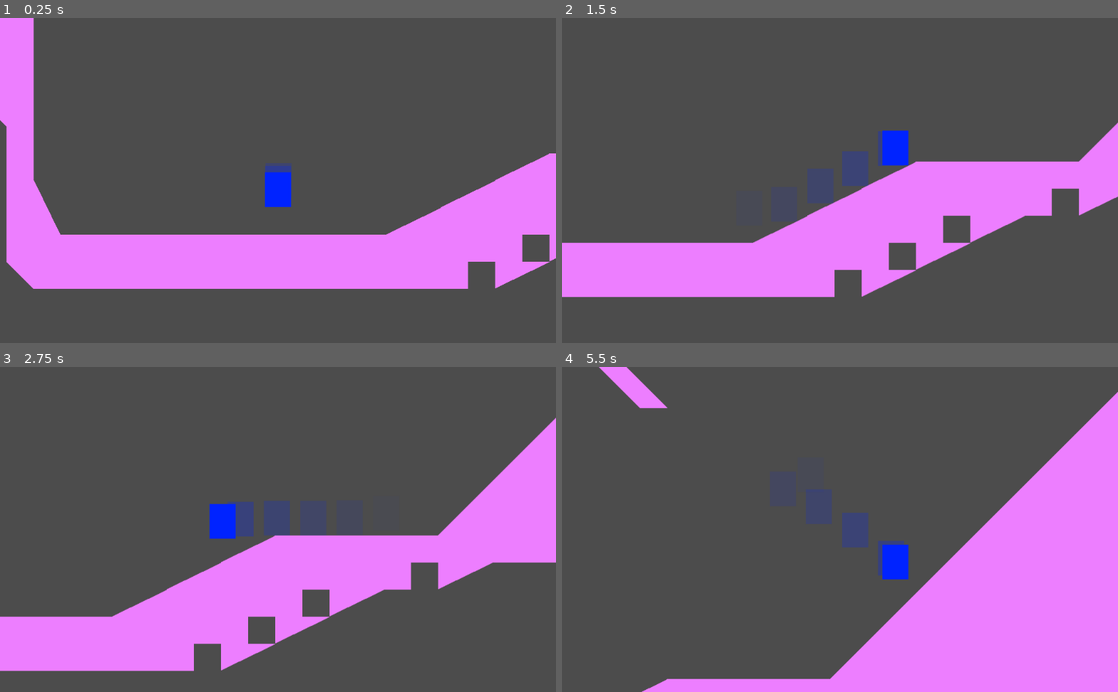
Above: before the commit, frames 1-4 (two rows, left to right).
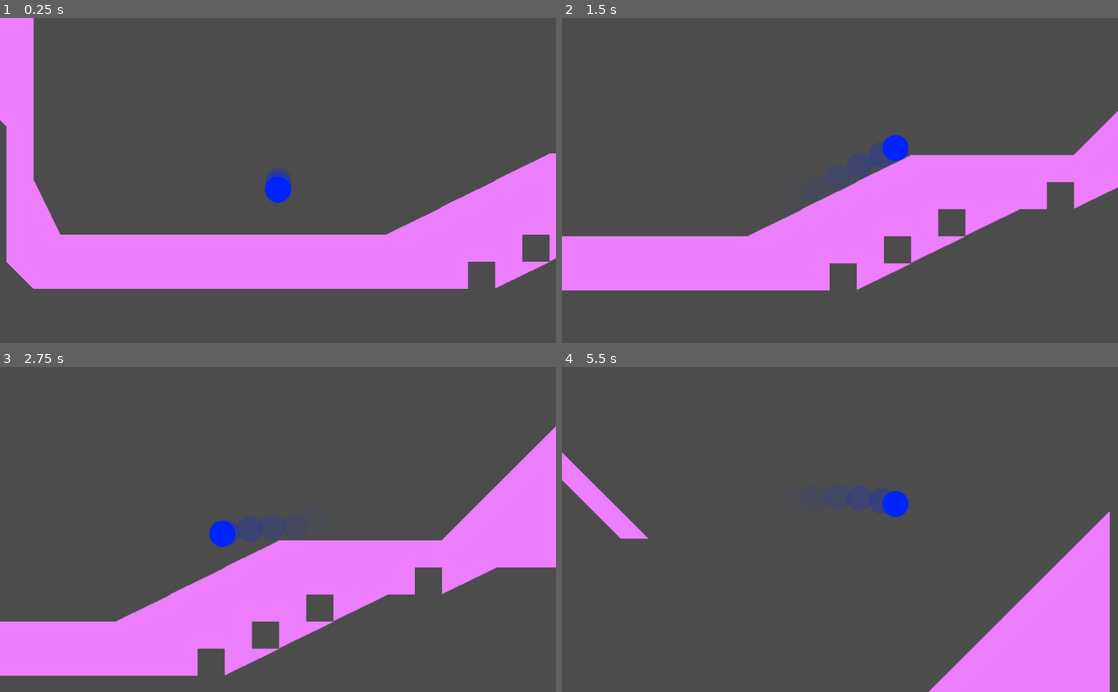
Above: after the commit, the same moments.

Repository: ldscavo/platformer-sandbox
Game: Godot game, scene res://Level.tscn
Same seed, same stepped clock (60 frames per second), same inputs: the game is played once before the commit and once after it.
Inputs:
- Up to frame 1 (0.25 s): no input
- Up to frame 2 (1.5 s): hold Right (player_right) from 0.53 s (still down); tap Space (player_jump) at 0.6, 0.77, 1.07, 1.35 s
- Up to frame 3 (2.75 s): tap Space (player_jump) at 1.52, 1.82, 2.1 s; release Right (player_right) at 2.03 s; hold Left (player_left) from 2.03 s (still down)
- Up to frame 4 (5.5 s): release Left (player_left) at 2.78 s; hold Right (player_right) 2.78-4.28 s; tap Space (player_jump) at 2.85, 3.02, 3.32, 3.6, 3.77, 4.07, 4.35, 4.52, 4.82, 5.1 s; hold Left (player_left) 4.28-5.03 s; hold Right (player_right) from 5.03 s (still down)

The runs differ from the first frame. In frame 1, 0.3% of the frame differs, in the area x 47-53%, y 44-59%; in frame 2, 6.3%; in frame 3, 5.8%; in frame 4, 21%, in the area x 0-100%, y 0-100%.

Commit message:
LDS Changed the player sprite and collisionshape and removed the ability to jump

Diff:
--- a/Player.gd
+++ b/Player.gd
@@ -7,8 +7,6 @@
 
 var airtime = 0
 var grounded = false
-var is_jumping = false
-var has_double_jump = true
 var in_air = false
 
 var screensize
@@ -23,14 +21,10 @@
 func _physics_process(delta):
     velocity.y += delta * GRAVITY
 
-    velocity = move_and_slide(velocity, Vector2(0, -1), 500)
-
     airtime += delta
 
     if is_on_floor():
         airtime = 0
-        is_jumping = false
-        has_double_jump = true
         in_air = false
     else:
         in_air = true
@@ -39,30 +33,13 @@
         velocity.x = -SPEED
     elif Input.is_action_pressed("player_right"):
         velocity.x = SPEED
-    #elif not in_air:
-    #    velocity.x = 0
+    else:
+        velocity.x = 0
+
+    velocity = move_and_slide(velocity, Vector2(0, 1))
 
     grounded = airtime < 0.1
-
-    if Input.is_action_just_pressed("player_jump") and grounded:
-        jump()
-
-    if is_jumping and has_double_jump and Input.is_action_just_pressed("player_jump"):
-        has_double_jump = false
-        jump()
-
-    if Input.is_action_just_released("player_jump"):
-        end_jump()
 
 
 func start(pos):
     position = pos
-
-func jump():
-    grounded = false
-    is_jumping = true
-    velocity.y = -JUMPSPEED
-
-func end_jump():
-    if velocity.y <= -100:
-        velocity.y = -100
--- a/Player.tscn
+++ b/Player.tscn
@@ -1,7 +1,7 @@
 [gd_scene load_steps=8 format=2]
 
 [ext_resource path="res://Player.gd" type="Script" id=1]
-[ext_resource path="res://assets/Player.png" type="Texture" id=2]
+[ext_resource path="res://assets/player_circle.png" type="Texture" id=2]
 
 [sub_resource type="SpriteFrames" id=1]
 
@@ -12,23 +12,23 @@
 "speed": 5.0
 } ]
 
-[sub_resource type="RectangleShape2D" id=2]
+[sub_resource type="CircleShape2D" id=6]
 
 custom_solver_bias = 0.0
-extents = Vector2( 23.883, 31.8488 )
+radius = 24.0678
 
-[sub_resource type="Gradient" id=4]
+[sub_resource type="Gradient" id=3]
 
 offsets = PoolRealArray( 0, 1 )
 colors = PoolColorArray( 1, 1, 1, 0.294118, 1, 1, 1, 0 )
 
-[sub_resource type="GradientTexture" id=5]
+[sub_resource type="GradientTexture" id=4]
 
 flags = 4
-gradient = SubResource( 4 )
+gradient = SubResource( 3 )
 width = 2048
 
-[sub_resource type="ParticlesMaterial" id=3]
+[sub_resource type="ParticlesMaterial" id=5]
 
 render_priority = 0
 trail_divisor = 1
@@ -82,7 +82,7 @@
 
 [node name="CollisionShape2D" type="CollisionShape2D" parent="." index="1"]
 
-shape = SubResource( 2 )
+shape = SubResource( 6 )
 
 [node name="Camera2D" type="Camera2D" parent="." index="2"]
 
@@ -117,7 +117,7 @@
 lifetime = 2.0
 one_shot = false
 preprocess = 0.0
-speed_scale = 3.0
+speed_scale = 5.0
 explosiveness = 0.0
 randomness = 0.0
 fixed_fps = 0
Not shown: 2 places in Player.tscn that only renumber resources
Not shown, added: assets/player_circle.png.import
